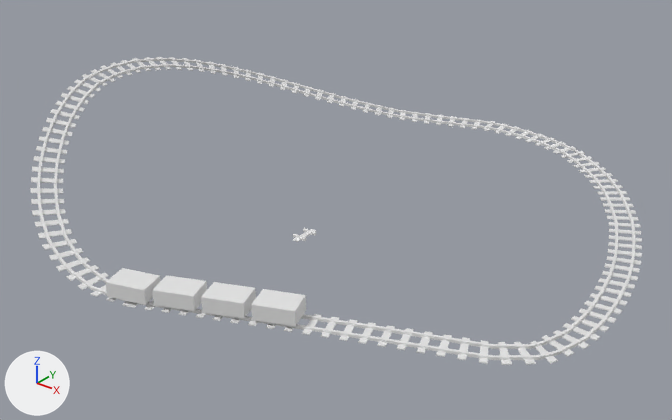
Before and after pictures for a commit that changed the COLLADA model Assets/Models/Smallcoaster/testrails.dae.
The view is the same before and after, from a 50 mm lens placed at (29.6, -34.2, 23.4), pointed at (0.5, 2.1, 0.9). The axes (+X, +Y, +Z) are drawn at lower left. The lights are the same throughout. Where no turn or scale is listed for an object, it has been applied to the vertices.

Objects in the first picture: 'Rail', 'train0', 'train1', 'train2', 'train3'.
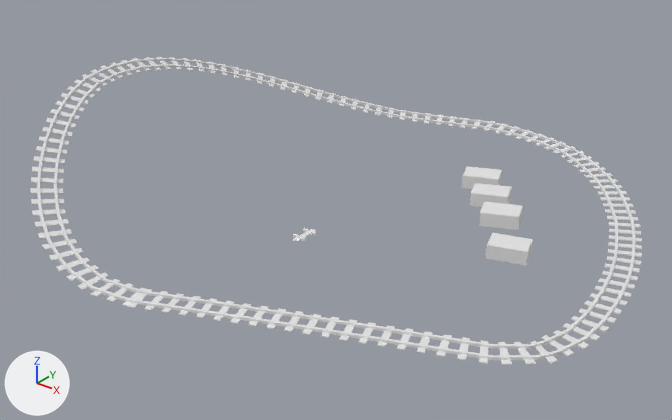
The change, as a diff of the scene's bpy script:
```diff
--- a/Assets/Models/Smallcoaster/testrails.dae.py
+++ b/Assets/Models/Smallcoaster/testrails.dae.py
@@ ob_train3 @@
 ob_train3 = bpy.data.objects.new('train3', me_cube_018)
-ob_train3.location = (5.92, -8.63, 1.95)
+ob_train3.location = (5.87, 8.63, 2.08)
@@ ob_train2 @@
 ob_train2 = bpy.data.objects.new('train2', me_cube_017)
-ob_train2.location = (3.72, -9.49, 1.9)
+ob_train2.location = (7.44, 6.91, 2.08)
@@ ob_train1 @@
 ob_train1 = bpy.data.objects.new('train1', me_cube_016)
-ob_train1.location = (1.52, -10.36, 1.85)
+ob_train1.location = (9.05, 5.18, 2.06)
@@ ob_train0 @@
 ob_train0 = bpy.data.objects.new('train0', me_cube_002)
-ob_train0.location = (-0.66, -11.22, 1.79)
+ob_train0.location = (10.89, 2.83, 1.71)
```

Changed parts and their boxes [x1, y1, x2, y2] in the pictures (672 x 420 px):
'train0', moved: before [106, 268, 161, 305]; after [486, 233, 533, 265]
'train1', moved: before [152, 275, 207, 311]; after [479, 202, 522, 230]
'train2', moved: before [201, 282, 256, 318]; after [470, 183, 512, 207]
'train3', moved: before [251, 289, 306, 326]; after [462, 166, 502, 189]
